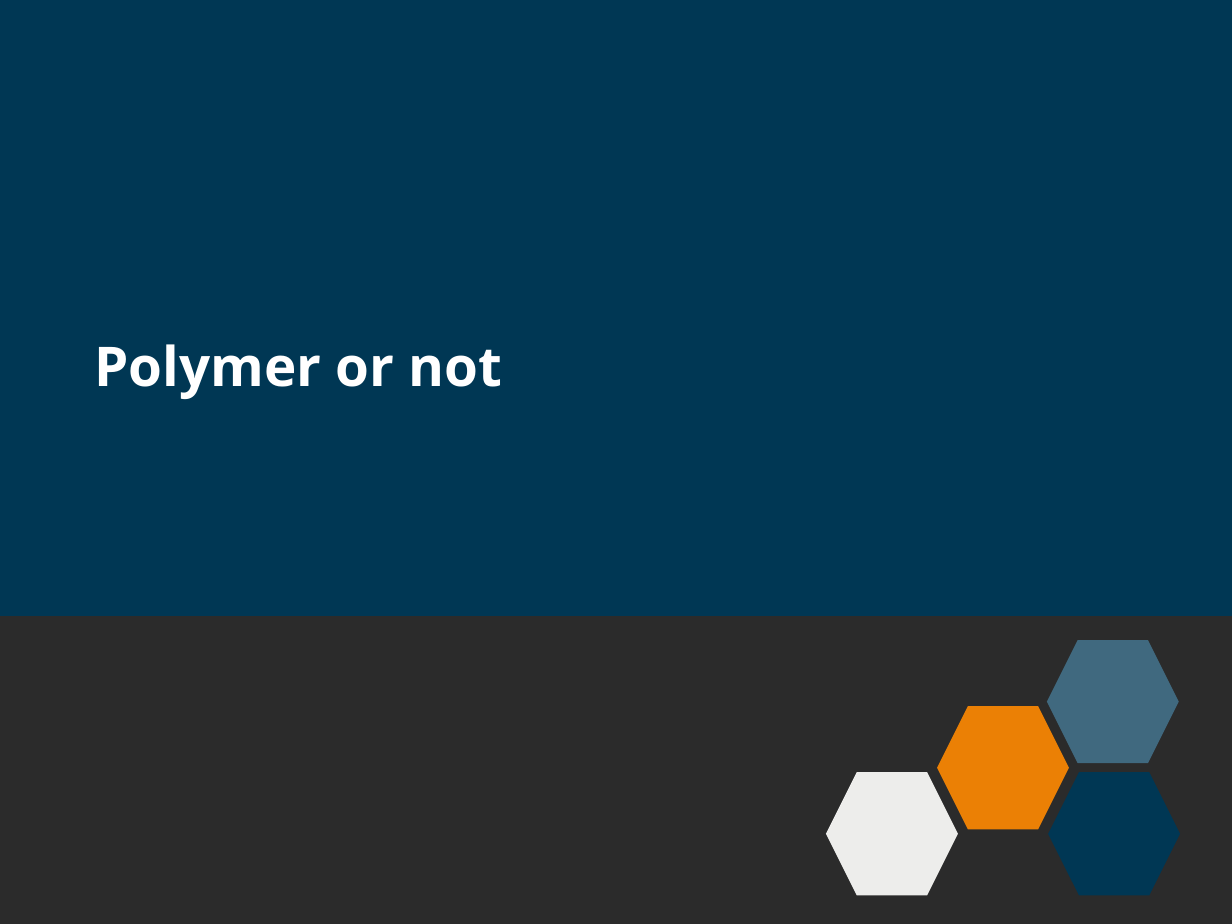
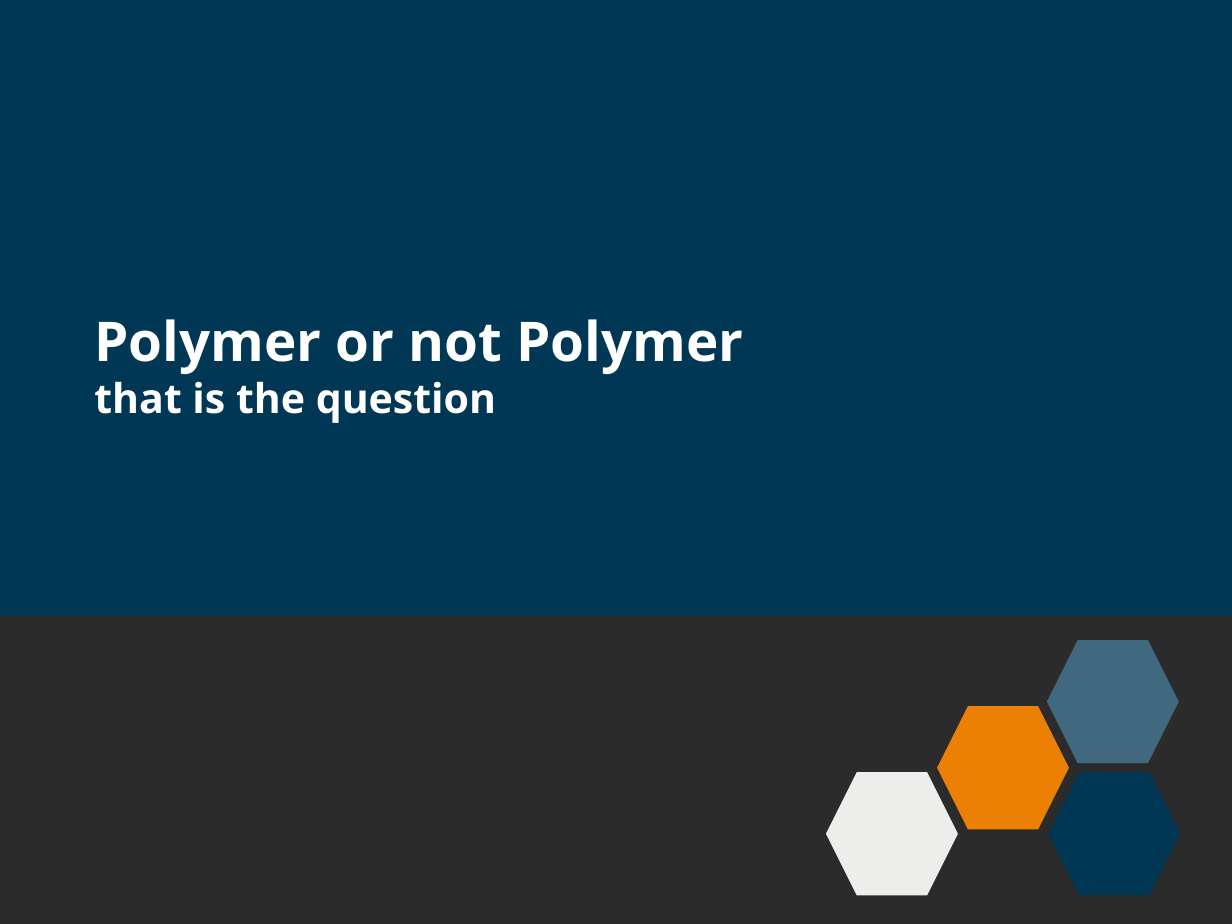
Before and after one commit to kashesandr/Public-Activities, a slide deck: slide 1 of 2015/summer-school/2/index.pptx. Drawn at 1232x924 pixels with LibreOffice and Linux fonts; fonts in the diff are those of the drawing; background and template pictures are left out; a plain dark background stands for a picture behind light text. Boxes give left, top, right and bottom in pixels: in the first picture for what was removed or moved away, otherwise in the second. Text is boxed around its words. In the diff, an @@ line names an element or a change of style, - is before the commit and + after.

```diff
--- a/2015/summer-school/2/index.pptx
+++ b/2015/summer-school/2/index.pptx
@@ title at (x1=94, y1=319, x2=743, y2=423): text changed @@
-Polymer or not
+Polymer or not Polymer
+that is the question
```
Also in this commit, not shown: 5 slides added, 3 slides removed.
